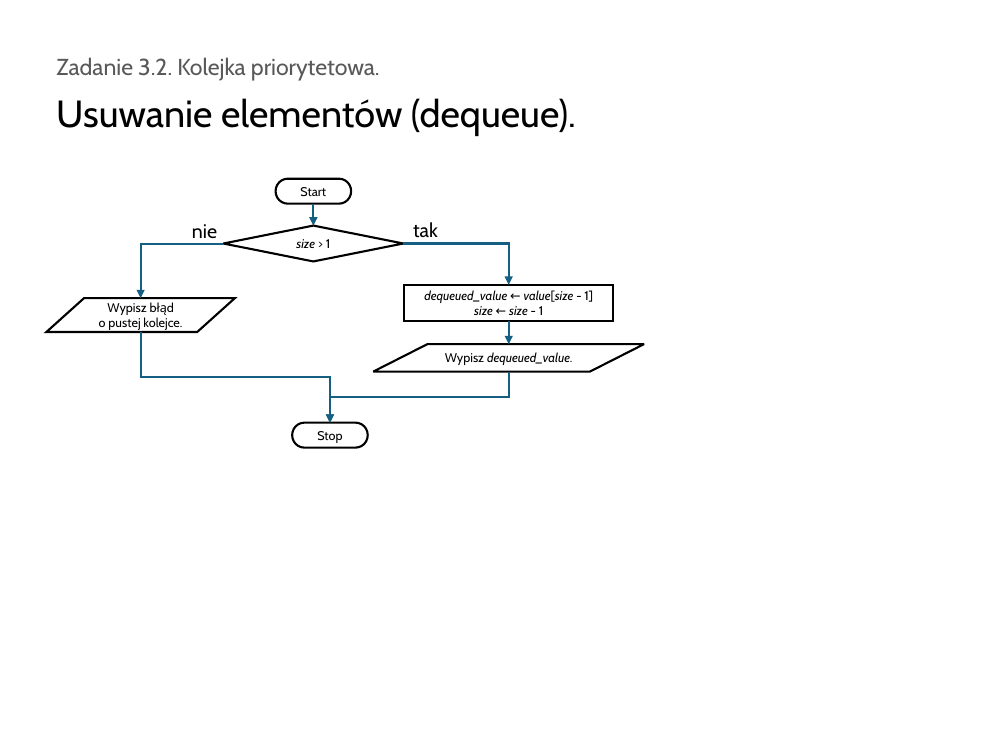
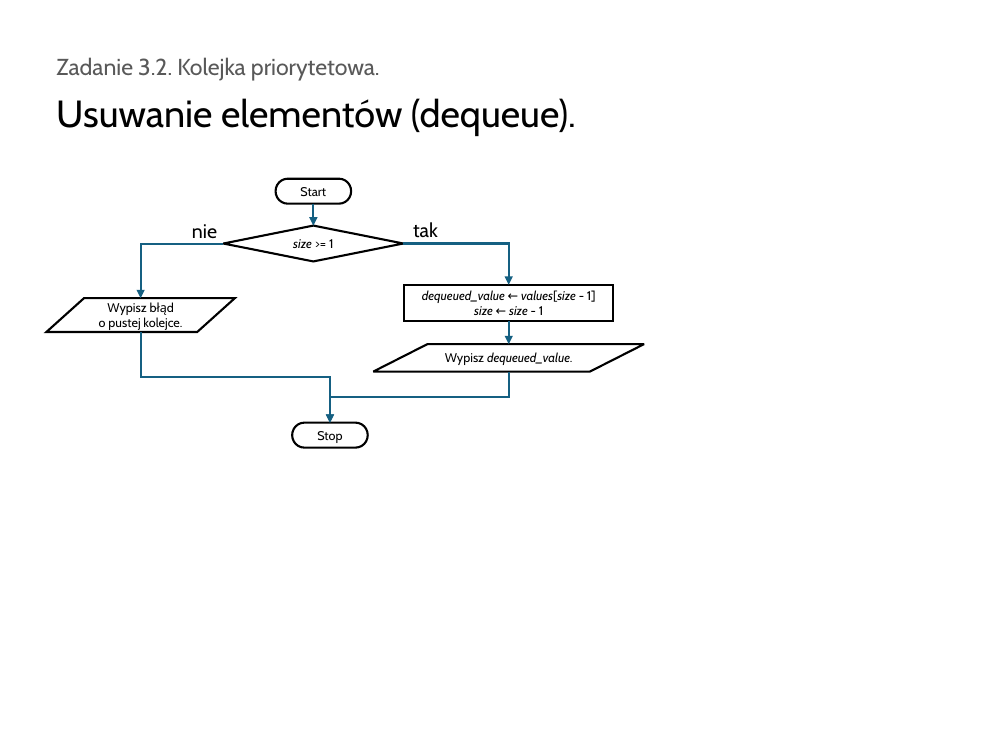
Before and after one commit to bartek537-university/SI3AiSD21R, a slide deck: slide 2 of lab_3/task_2/task_2.pptx. Drawn at 1008x756 pixels with LibreOffice and Linux fonts; fonts in the diff are those of the drawing. Boxes give left, top, right and bottom in pixels: in the first picture for what was removed or moved away, otherwise in the second. Text is boxed around its words. In the diff, an @@ line names an element or a change of style, - is before the commit and + after.

```diff
--- a/lab_3/task_2/task_2.pptx
+++ b/lab_3/task_2/task_2.pptx
@@ text in diamond at [293,239,333,248]: text changed @@
-size > 1
+size >= 1
@@ text in rectangle at [422,290,596,303]: text changed @@
-dequeued_value ← value[size - 1]
+dequeued_value ← values[size - 1]
```
Also in this commit, not shown: 1 other slide changed, 1 other file.
